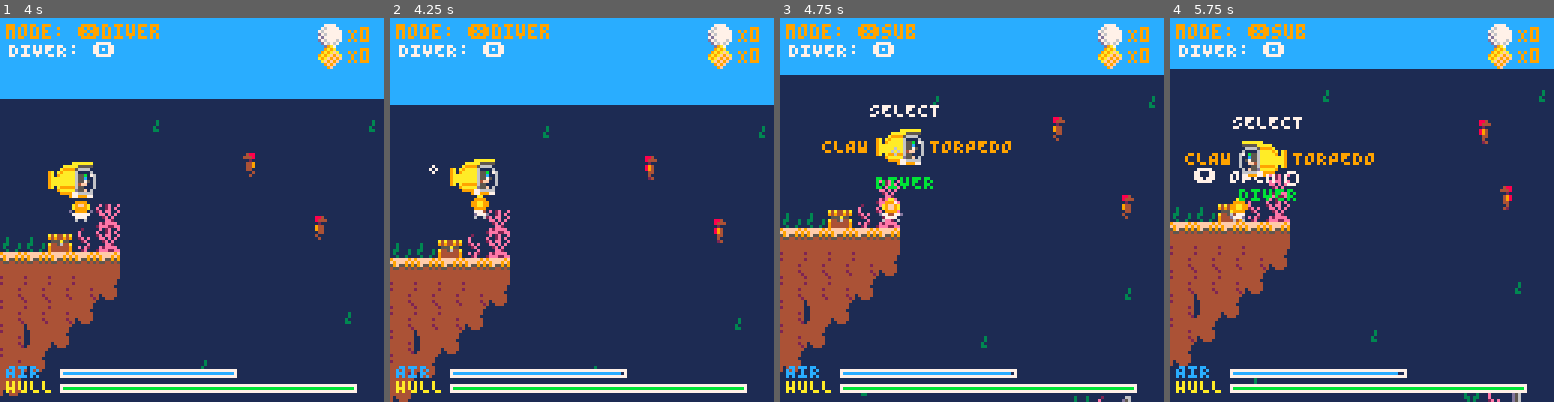
Above: before the commit, frames 1-4 (left to right).
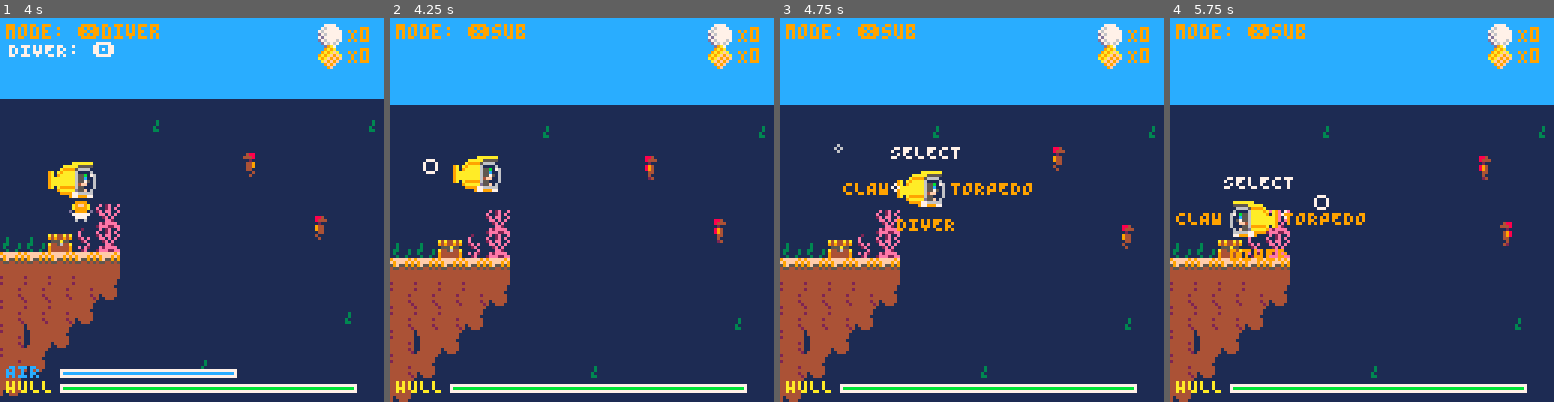
Above: after the commit, the same moments.

Repository: teamgantt/tg-sub-game
Game: PICO-8 cartridge tg-sub.p8
Same seed, same stepped clock (60 frames per second), same inputs: the game is played once before the commit and once after it.
Inputs:
- Up to frame 1 (4 s): tap O (Z key) at 0.33, 0.7, 1.43, 2.22, 3.1, 3.98 s; tap X (X key) at 1.07, 2.07, 2.4, 2.73, 3.07, 3.4, 3.73 s; hold Left 1.97-2.37 s; hold Down 2.42-2.82 s; hold Right 2.87-3.53 s; hold Up from 3.58 s (still down)
- Up to frame 2 (4.25 s): tap X (X key) at 4.07 s; release Up at 4.08 s; hold Right from 4.13 s (still down)
- Up to frame 3 (4.75 s): tap X (X key) at 4.4, 4.73 s; release Right at 4.53 s; hold Down from 4.58 s (still down)
- Up to frame 4 (5.75 s): tap O (Z key) at 4.87 s; tap X (X key) at 5.07, 5.4, 5.73 s; release Down at 5.08 s; hold Left from 5.13 s (still down)

Frame 1 is identical in both runs. In frame 2, 2.9% of the frame differs, in the area x 1-62%, y 1-94%; in frame 3, 20%; in frame 4, 22%, in the area x 0-100%, y 6-100%.

Commit message:
fix: enter sub by swimming from the bottom

Diff:
--- a/src/player.lua
+++ b/src/player.lua
@@ -227,6 +227,15 @@
     diver.is_hooked = false
   end
 
+  -- collide with sub from bottom
+  -- enter it after colliding
+  if (check_collision(diver, tgsub) and diver.dy < 0) then
+    tgsub.mode = 'sub'
+    player.mode = 'sub'
+    player.diver_active = false
+    diver:reset_position()
+  end
+
   -- sync location with sub if not active
   if (not player.diver_active) then
     diver.x = tgsub.x
